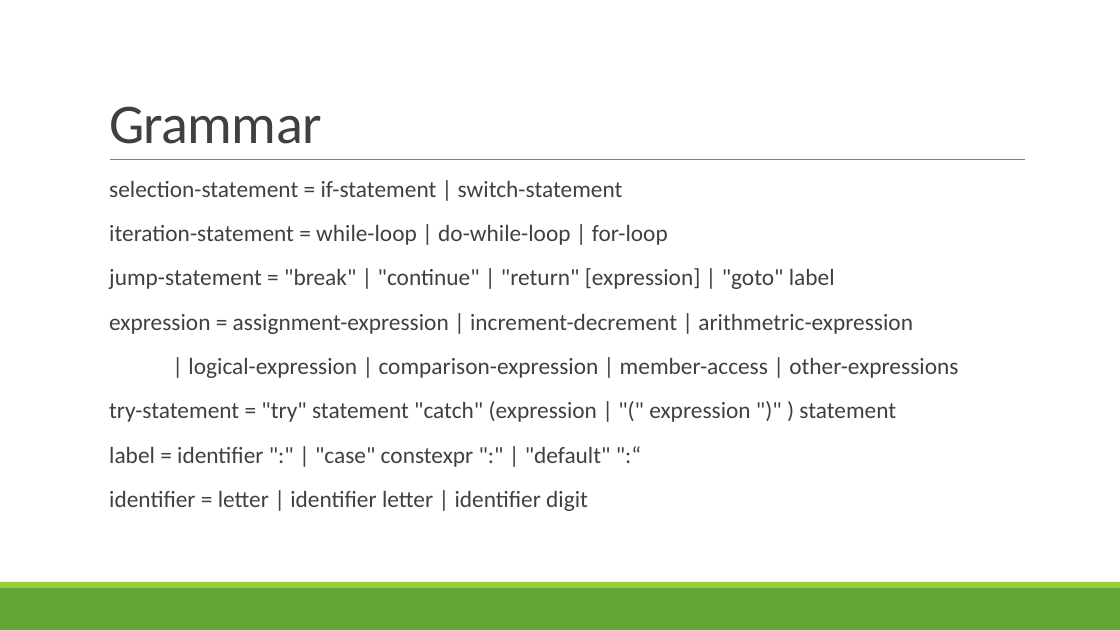
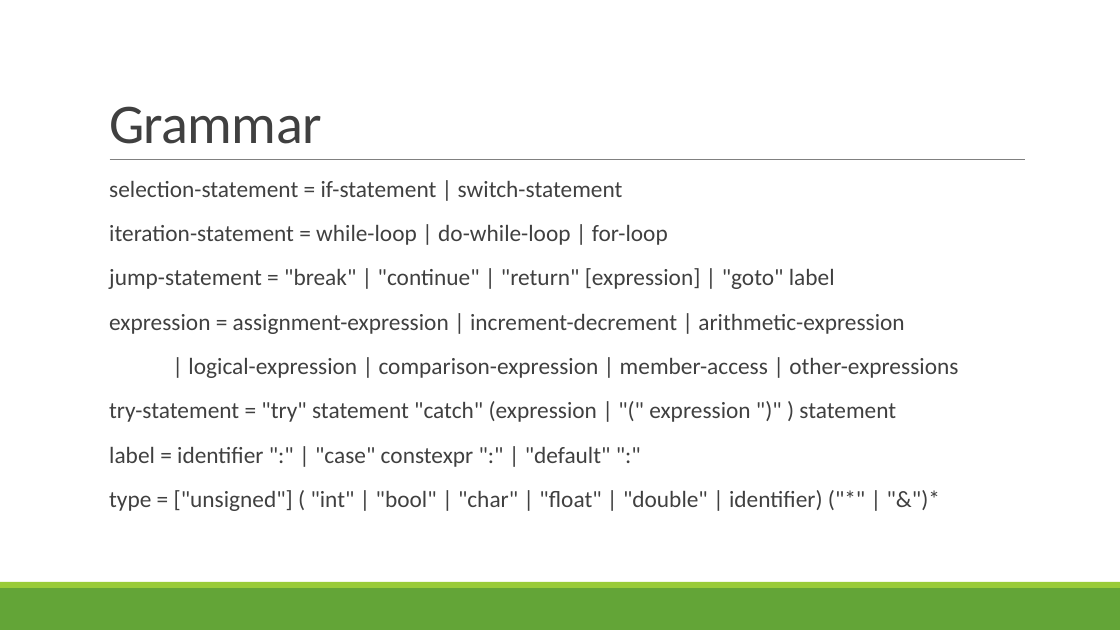
Before and after one commit to flo100500/p-, a slide deck: slide 10 of P++.pptx (slide 9 before the commit). Drawn at 1120x630 pixels with LibreOffice and Linux fonts; fonts in the diff are those of the drawing. Boxes give left, top, right and bottom in pixels: in the first picture for what was removed or moved away, otherwise in the second. Text is boxed around its words. In the diff, an @@ line names an element or a change of style, - is before the commit and + after.

```diff
--- a/P++.pptx
+++ b/P++.pptx
@@ text at box(109, 314, 904, 334): text changed @@
-  expression = assignment-expression | increment-decrement | arithmetric-expression
+  expression = assignment-expression | increment-decrement | arithmetic-expression
@@ text at box(109, 447, 823, 511): text changed @@
-  label = identifier ":" | "case" constexpr ":" | "default" ":“
-  identifier = letter | identifier letter | identifier digit
+  label = identifier ":" | "case" constexpr ":" | "default" ":"
+  type = ["unsigned"] ( "int" | "bool" | "char" | "float" | "double" | identifier) ("*" | "&")*
```
Also in this commit, not shown: 5 other slides changed, 1 slide added.
